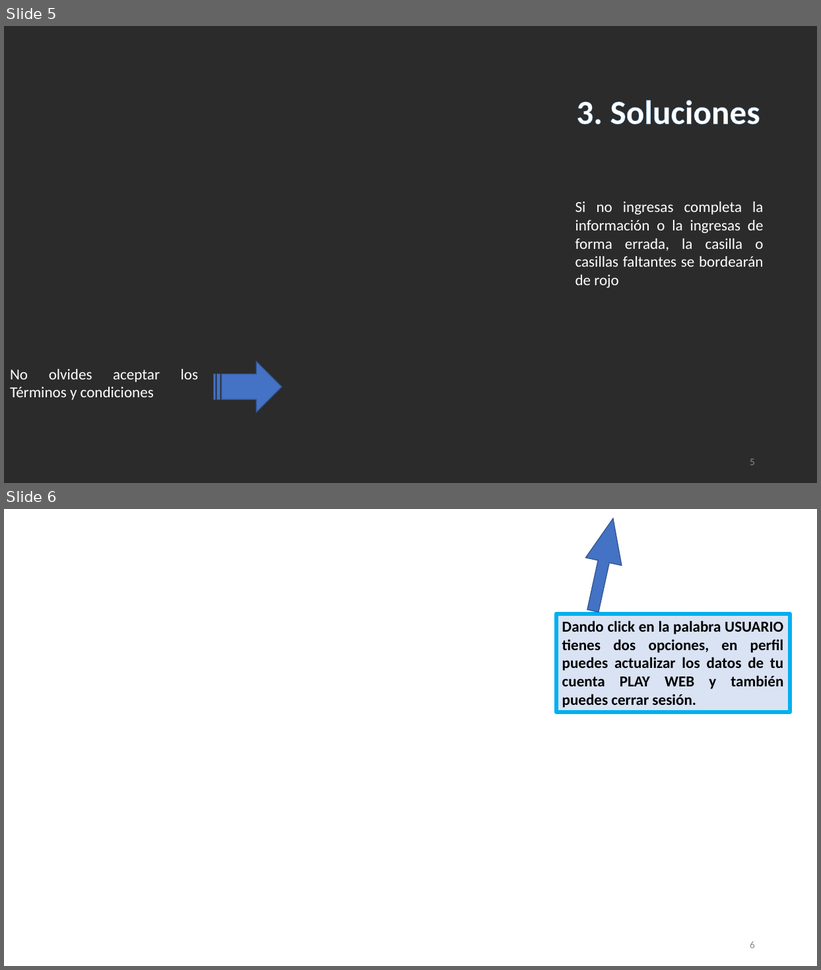
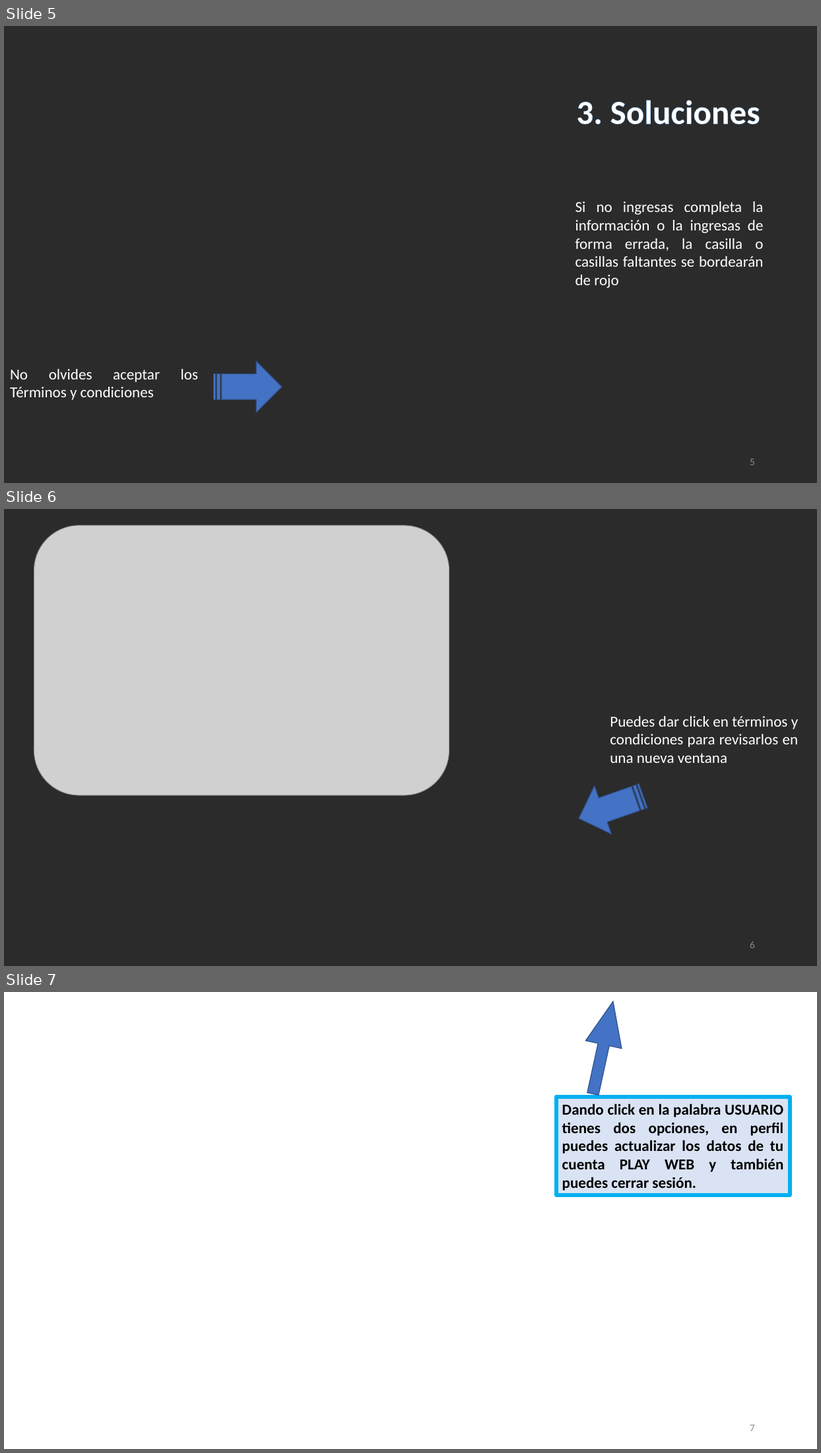
Before and after one commit to MalyJPL/PlayWeb-BICTIA, a slide deck: Manual/Manual Usuario.pptx. Shown one above the other, each under a label of ours: slides 5 and 6 before the commit, slides 5, 6 and 7 after it. The pictures are 821x970 and 821x1453 pixels, drawn with LibreOffice and Linux fonts; fonts in the diff are those of the drawing; grey boxes stand for pictures; background and template pictures are left out; a plain dark background stands for a picture behind light text. Boxes give left, top, right and bottom in pixels: in the first picture for what was removed or moved away, otherwise in the second. Text is boxed around its words. In the diff, an @@ line names an element or a change of style, - is before the commit and + after.

```diff
--- a/Manual/Manual Usuario.pptx
+++ b/Manual/Manual Usuario.pptx
@@ slide 6 added at (4, 509, 817, 966), background picture (left out) @@
@@ picture added at (34, 525, 450, 795) @@
@@ text added at (610, 716, 799, 763), 18 pt, text #FFFFFF @@
+Puedes dar click en términos y condiciones para revisarlos en una nueva ventana
@@ striped right arrow added at (571, 772, 652, 843), fill #4472C4, outline #325491 1 pt @@
@@ page number added at (750, 942, 755, 949), 12 pt, text #8C8C8C @@
+6
@@ what was slide 6 is now slide 7 @@
@@ page number at (750, 1425, 755, 1432): text changed @@
-6
+7
```
Also in this commit, not shown: 2 other slides added.
